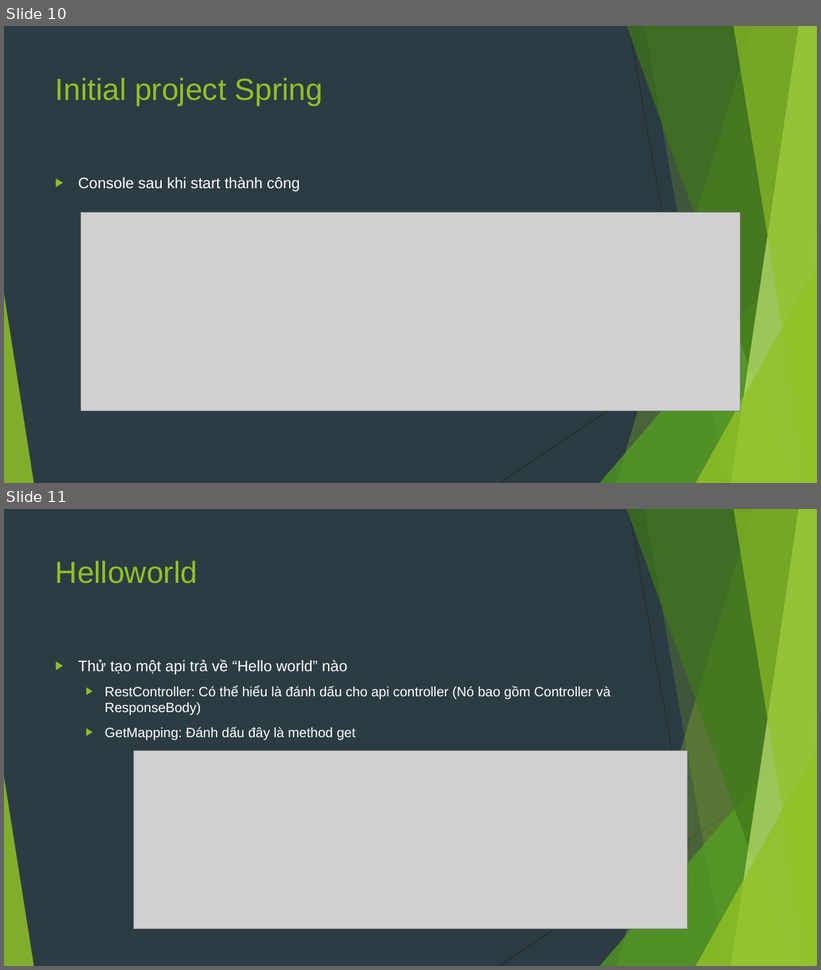
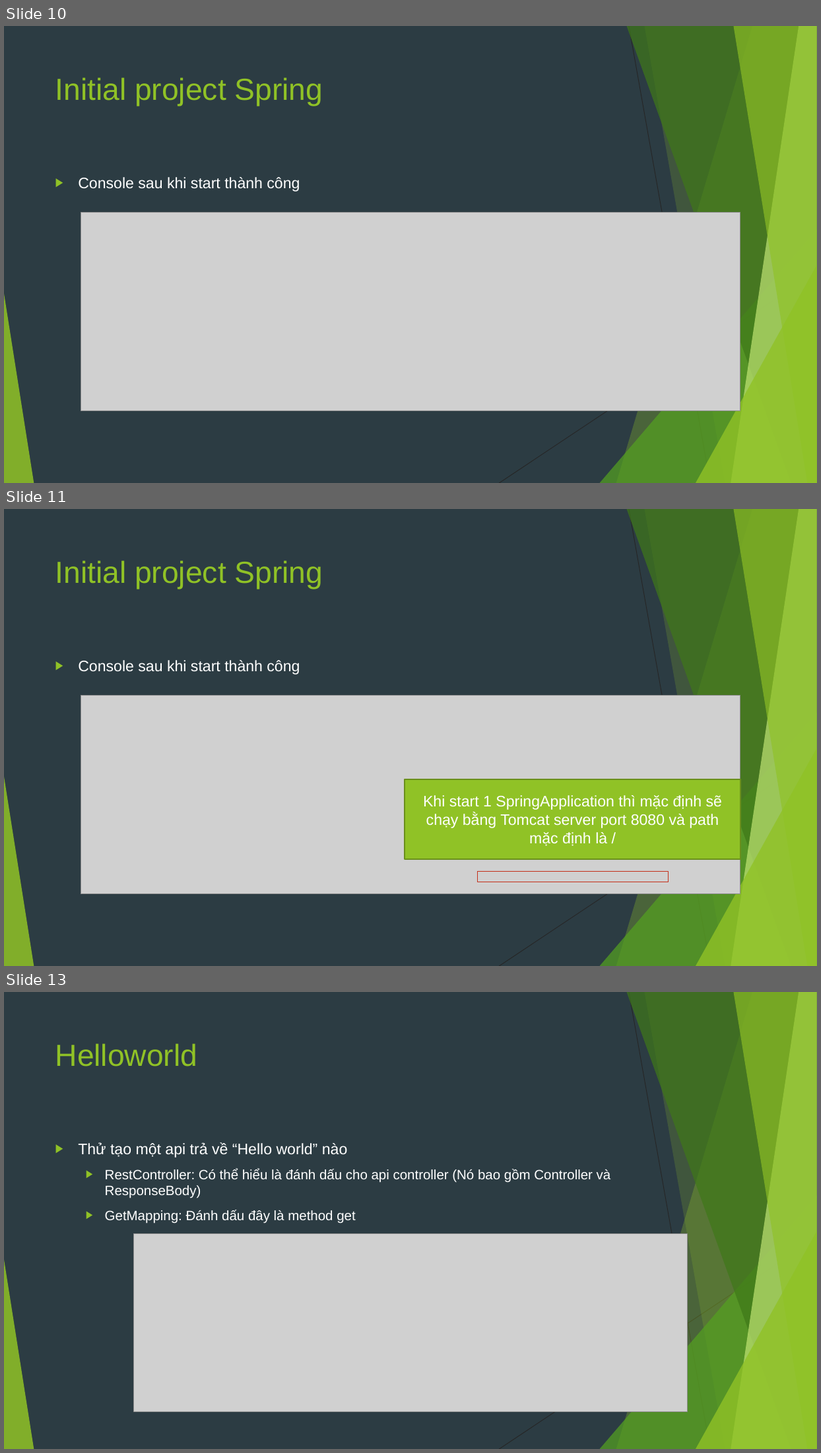
Before and after one commit to sobbingwind/SpringBoot, a slide deck: 01.Helloworld.pptx. Shown one above the other, each under a label of ours: slides 10 and 11 before the commit, slides 10, 11 and 13 after it; the slides between them are not shown. The pictures are 821x970 and 821x1453 pixels, drawn with LibreOffice and Linux fonts; fonts in the diff are those of the drawing; grey boxes stand for pictures. Boxes give left, top, right and bottom in pixels: in the first picture for what was removed or moved away, otherwise in the second. Text is boxed around its words. In the diff, an @@ line names an element or a change of style, - is before the commit and + after.

```diff
--- a/01.Helloworld.pptx
+++ b/01.Helloworld.pptx
@@ slide 11 added at <box>4,509,817,966</box>, background #2C3C43; not listed: 10 template elements that a slide beside it also shows @@
@@ title added at <box>55,560,323,590</box>, 36 pt, text #90C226 @@
+Initial project Spring
@@ text added at <box>78,660,300,675</box>, 18 pt, text #FFFFFF @@
+▶ Console sau khi start thành công
@@ picture added at <box>81,696,741,894</box> @@
@@ rectangle added at <box>405,780,741,859</box>, fill #90C226, outline #6B901C 1.5 pt, 18 pt, text #FFFFFF @@
+Khi start 1 SpringApplication thì mặc định sẽ chạy bằng Tomcat server port 8080 và path mặc định là /
@@ rectangle added at <box>478,872,669,883</box>, outline #C42F1A 0.75 pt @@
@@ what was slide 11 is now slide 13 @@
```
Also in this commit, not shown: 1 slide changed, 1 other slide added.
